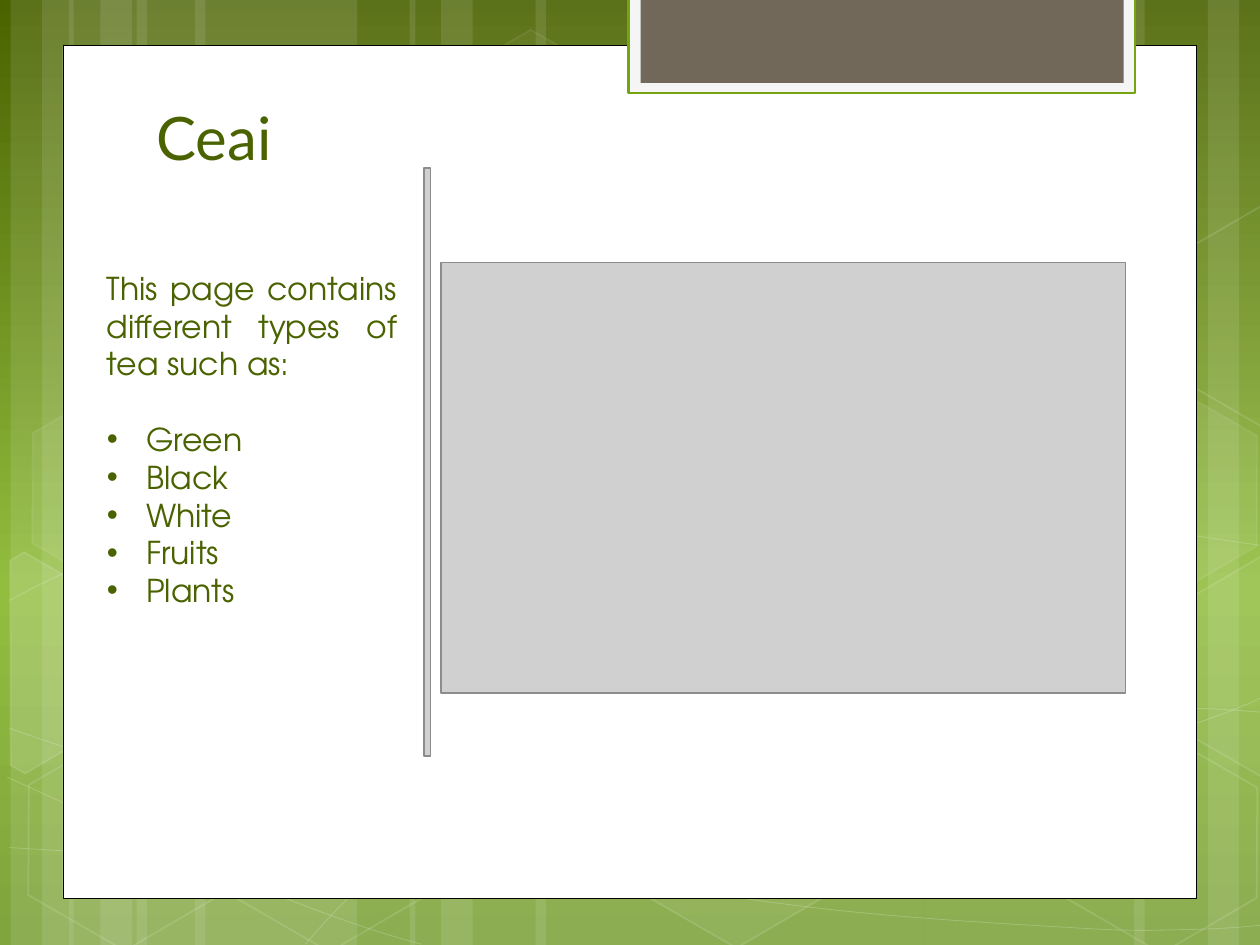
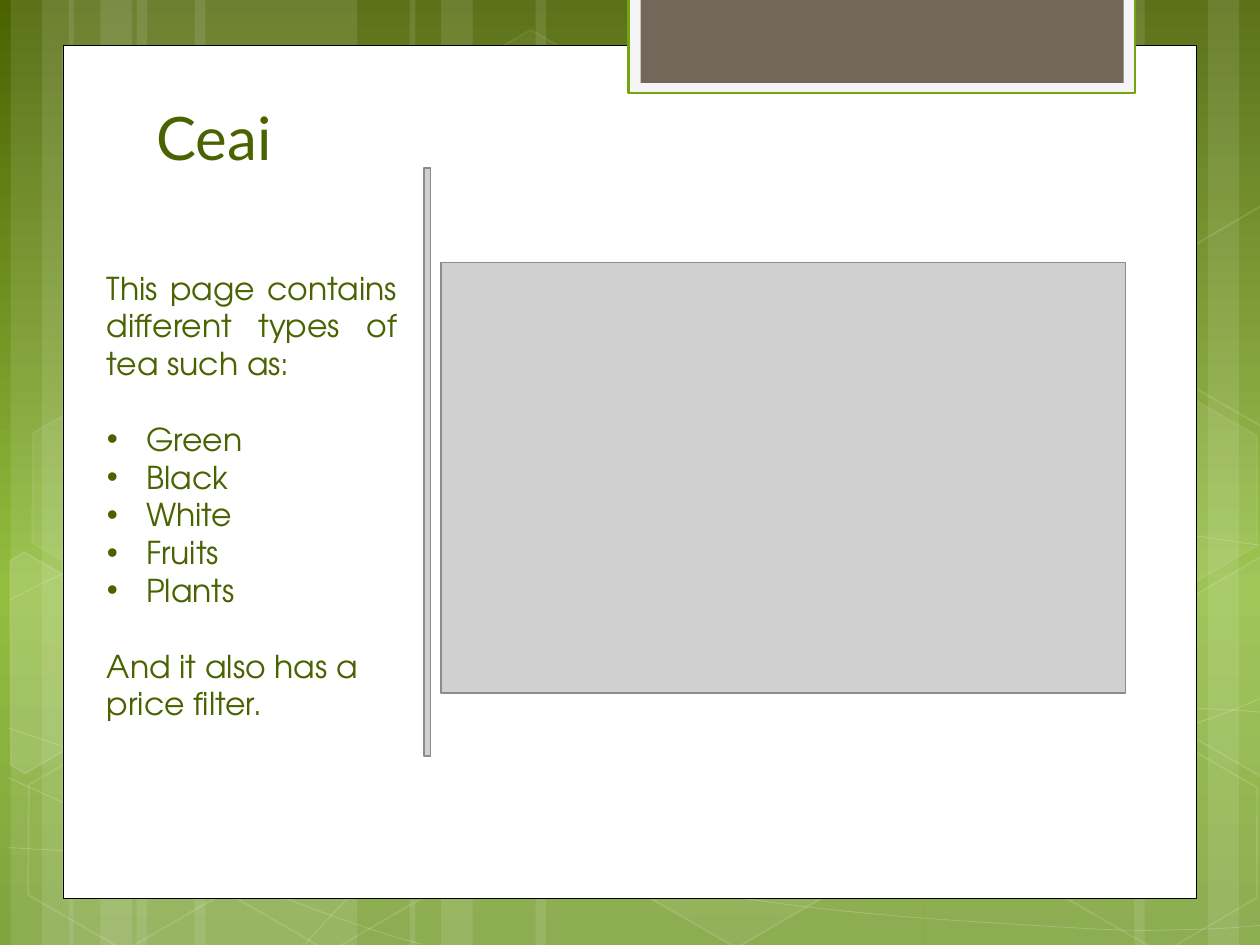
Before and after one commit to Daniela-MI/Final-Project, a slide deck: slide 7 of TeaHi.pptx. Drawn at 1260x945 pixels with LibreOffice and Linux fonts; fonts in the diff are those of the drawing; grey boxes stand for pictures. Boxes give left, top, right and bottom in pixels: in the first picture for what was removed or moved away, otherwise in the second. Text is boxed around its words. In the diff, an @@ line names an element or a change of style, - is before the commit and + after.

```diff
--- a/TeaHi.pptx
+++ b/TeaHi.pptx
@@ text at (107,654,358,721): paragraph added @@
+And it also has a price filter.
```
Also in this commit, not shown: 3 other slides changed, 12 other files.
